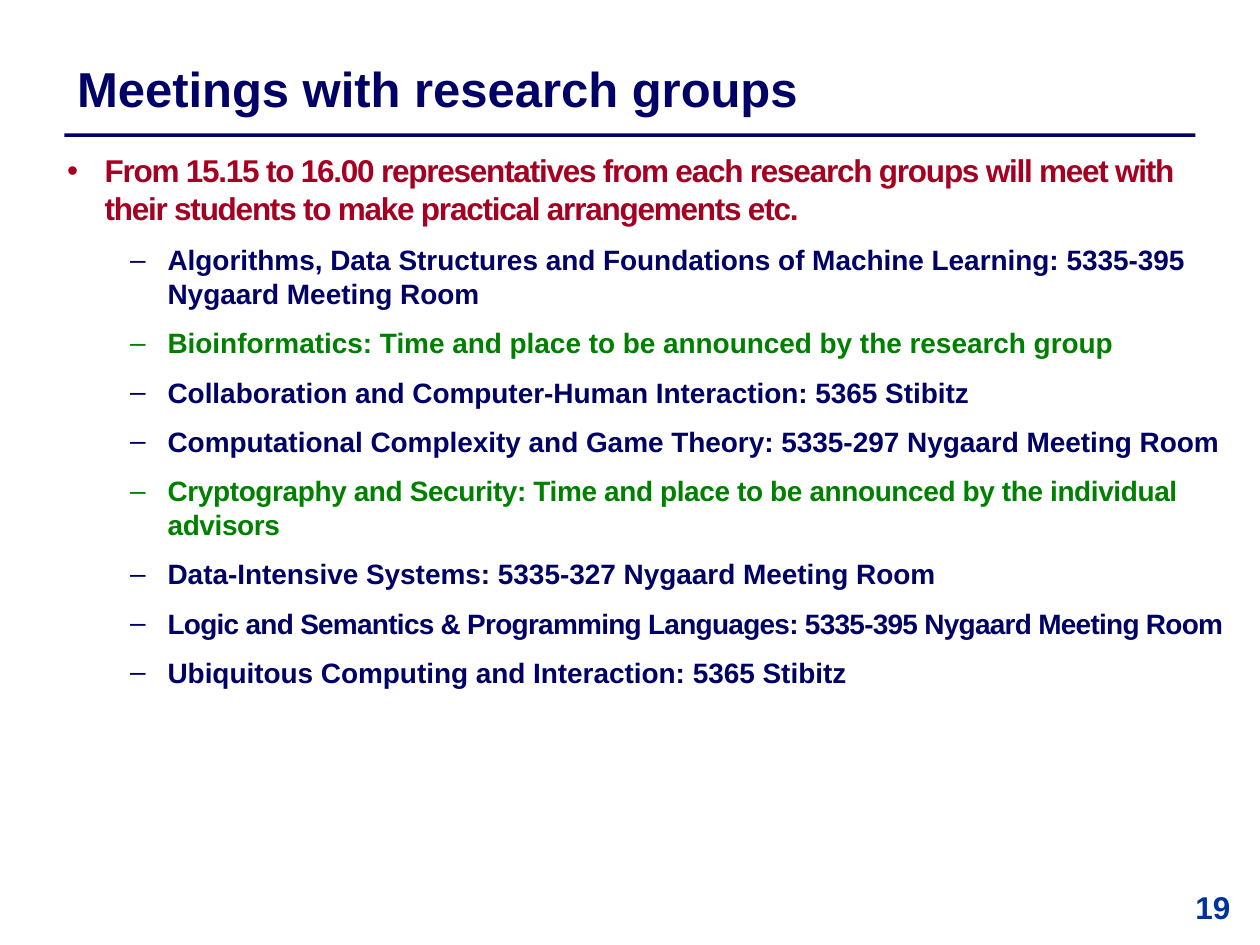
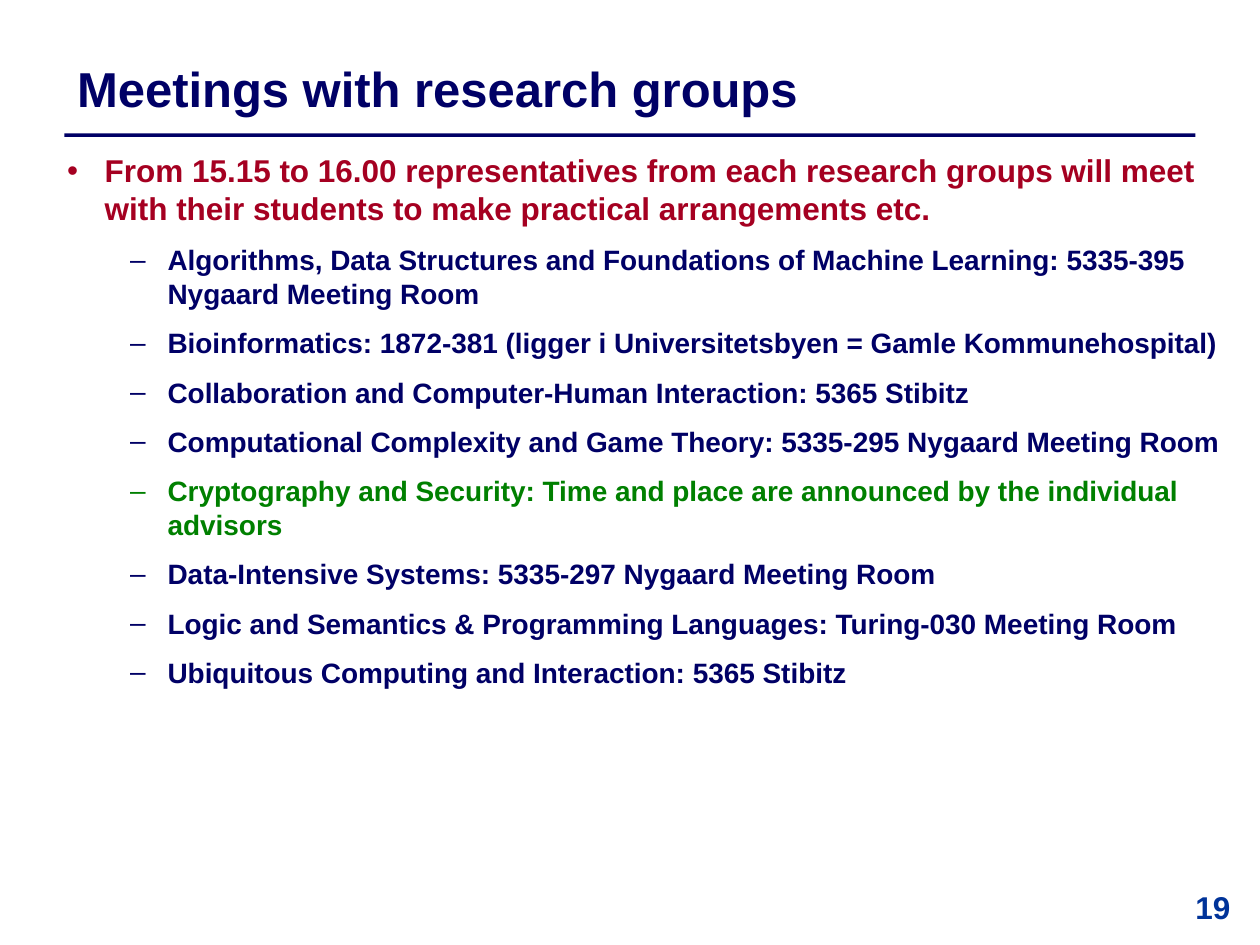
Before and after one commit to IntProgAU/Materiale, a slide deck: slide 19 of web/b23/1 Bachelor Contract .pptx. Drawn at 1260x945 pixels with LibreOffice and Linux fonts; fonts in the diff are those of the drawing. Boxes give left, top, right and bottom in pixels: in the first picture for what was removed or moved away, otherwise in the second. Text is boxed around its words. In the diff, an @@ line names an element or a change of style, - is before the commit and + after.

```diff
--- a/web/b23/1 Bachelor Contract .pptx
+++ b/web/b23/1 Bachelor Contract .pptx
@@ text at (105,159,1194,226): letter spacing -0.7 to 0 pt in "From 15.15 to 16.00 representatives from each ..." @@
@@ text at (168,332,1217,358): text changed; text colour #008000 to #000066 @@
-  – Bioinformatics: Time and place to be announced by the research group
+  – Bioinformatics: 1872-381 (ligger i Universitetsbyen = Gamle Kommunehospital)
@@ text at (168,431,1219,639): text changed @@
-  – Computational Complexity and Game Theory: 5335-297 Nygaard Meeting Room
-  – Cryptography and Security: Time and place to be announced by the individual advisors
-  – Data-Intensive Systems: 5335-327 Nygaard Meeting Room
-  – Logic and Semantics & Programming Languages: 5335-395 Nygaard Meeting Room
+  – Computational Complexity and Game Theory: 5335-295 Nygaard Meeting Room
+  – Cryptography and Security: Time and place are announced by the individual advisors
+  – Data-Intensive Systems: 5335-297 Nygaard Meeting Room
+  – Logic and Semantics & Programming Languages: Turing-030 Meeting Room
```
Also in this commit, not shown: 3 other slides changed.
